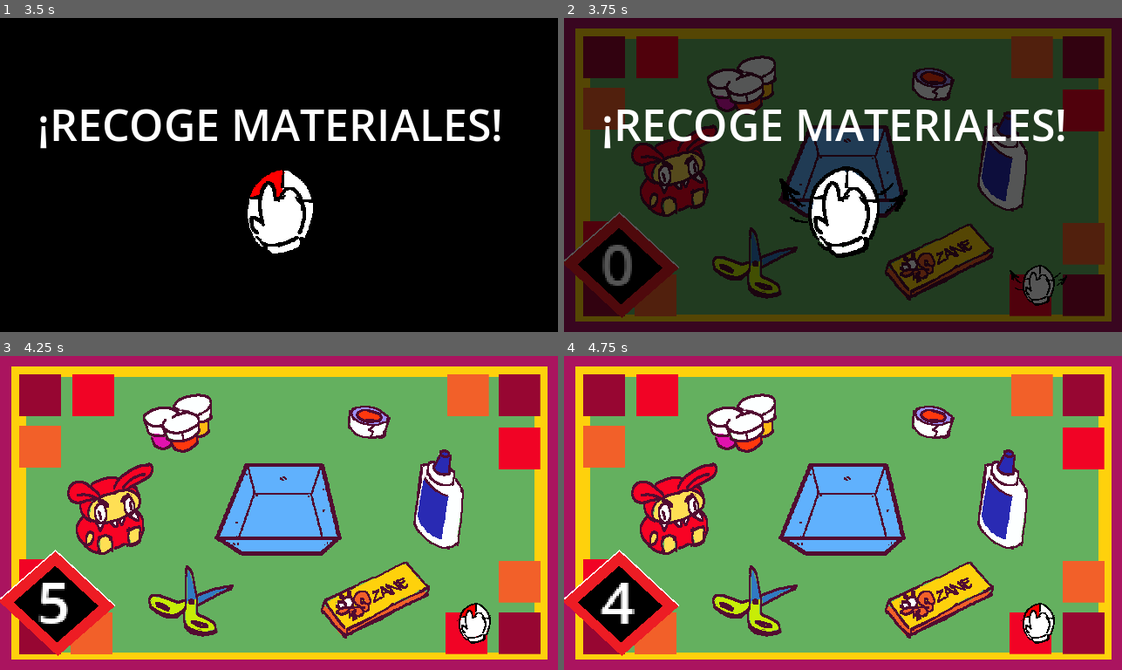
Above: before the commit, frames 1-4 (two rows, left to right).
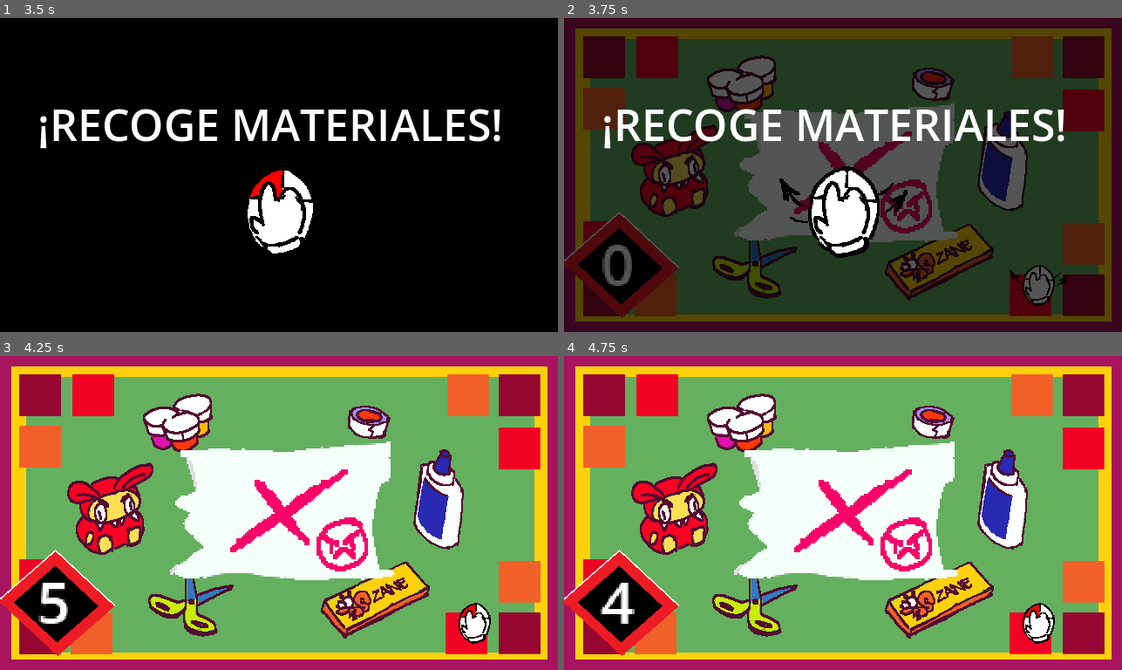
Above: after the commit, the same moments.

Repository: EricElMagenta/gamejammask2026
Game: Godot game, scene res://startmenu/startmenu.tscn
Two runs of this game, one before a commit and one after it. Both use one fixed random seed, a clock stepped at 60 frames per second and the inputs below.
Inputs (mouse positions are in pixels of both pictures, inside the frame that each line leads up to):
- Up to frame 1 (3.5 s): click (284, 209) at 0.5 s; click (284, 209) at 1.25 s; click (256, 269) at 2 s; tap Enter (ui_accept) at 2.75, 3.02 s; move the mouse to (401, 159) at 2.77 s; tap Space (presionar_tecla) at 2.85 s
- Up to frame 2 (3.75 s): move the mouse to (731, 190) at 3.52 s; tap Space (presionar_tecla) at 3.6 s
- Up to frame 3 (4.25 s): tap Enter (ui_accept) at 3.77 s
- Up to frame 4 (4.75 s): move the mouse to (898, 443) at 4.27 s; tap Space (presionar_tecla) at 4.35 s

Frame 1 is identical in both runs. In frame 2, 10% of the frame differs, in the area x 30-71%, y 27-72%; in frame 3, 14%; in frame 4, 14%.

Commit message:
añadidos cronometro a microjuego 1, feedback de exito o fracaso a todos los mnijuegos

Diff:
--- a/Level_3/dressup.tscn
+++ b/Level_3/dressup.tscn
@@ -8,6 +8,8 @@
 [ext_resource type="Texture2D" uid="uid://c7cnw52l17r6p" path="res://assets/timer_placeholder.png" id="6_q3lxt"]
 [ext_resource type="Texture2D" uid="uid://blnqm53cf480" path="res://assets/espacio.png" id="6_rmar4"]
 [ext_resource type="Texture2D" uid="uid://brlvh8v2dvf86" path="res://assets/espacio2.png" id="7_c5ex8"]
+[ext_resource type="Texture2D" uid="uid://bsqg7tgr25rb0" path="res://assets/Bien.png" id="9_ey6n6"]
+[ext_resource type="Script" path="res://assets/Scenes/bien_o_mal.gd" id="10_g0uxl"]
 
 [sub_resource type="Theme" id="Theme_t7il4"]
 default_font_size = 50
@@ -226,5 +228,14 @@
 autoplay = "default"
 frame_progress = 0.010202
 
+[node name="BienOMal" type="Sprite2D" parent="."]
+visible = false
+position = Vector2(-486, -268)
+scale = Vector2(2.10769, 2.01149)
+texture = ExtResource("9_ey6n6")
+centered = false
+offset = Vector2(320, 180)
+script = ExtResource("10_g0uxl")
+
 [connection signal="timeout" from="Timer" to="." method="_on_timer_timeout"]
 [connection signal="timeout" from="TransitionTimer" to="." method="_on_transition_timer_timeout"]
--- a/Level_3/node_2d.gd
+++ b/Level_3/node_2d.gd
@@ -13,6 +13,7 @@
 @onready var texto_perder = $MarginContainer/TextoPerder
 @onready var time_label = $TimerContainer/RichTextLabel
 @onready var timer = $Timer
+@onready var bien_o_mal = $BienOMal
 
 func _ready():
 	time_label.text = str(timer.wait_time)
@@ -32,6 +33,7 @@
 	label_victoria.visible = true # Hace visible el nodo
 	#label_victoria.text = "¡Condición cumplida!" # Cambia el texto si es necesario
 	textura_sprite.success = true
+	bien_o_mal.cambiarTextura(true)
 	GameManager.total_score += 1
 	await get_tree().create_timer(1).timeout
 	get_tree().change_scene_to_packed(next_scene)
@@ -39,7 +41,8 @@
 func mostrar_texto_perder():
 	timer.stop()
 	failure = true
-	texto_perder.visible = true
+	#texto_perder.visible = true
+	bien_o_mal.cambiarTextura(false)
 	await get_tree().create_timer(1).timeout
 	get_tree().change_scene_to_packed(next_scene)
 
--- a/Level_4/node_2d.gd
+++ b/Level_4/node_2d.gd
@@ -11,6 +11,7 @@
 @onready var result_label = $ResultLabel
 @onready var timer = $Timer
 @onready var time_label = $TimeLabel
+@onready var bien_o_mal = $BienOMal
 
 func _ready():
 	time_label.text = str(round(timer.wait_time))
@@ -35,9 +36,12 @@
 	timer.stop()
 
 	if score >= WINNING_SCORE:
-		result_label.text = "ÉXITO"
+		#result_label.text = "ÉXITO"
+		bien_o_mal.cambiarTextura(true)
 		GameManager.total_score += 1
-	else: result_label.text = "¡PERDEDOR!"
+	else:
+		#result_label.text = "¡PERDEDOR!"
+		bien_o_mal.cambiarTextura(false)
 	await get_tree().create_timer(1).timeout
 	get_tree().change_scene_to_packed(next_scene)
 
--- a/Level_4/node_2d.tscn
+++ b/Level_4/node_2d.tscn
@@ -10,6 +10,8 @@
 [ext_resource type="Script" path="res://Level_4/character_body_2d.gd" id="5_xnqte"]
 [ext_resource type="Texture2D" uid="uid://blnqm53cf480" path="res://assets/espacio.png" id="9_dtkkn"]
 [ext_resource type="Texture2D" uid="uid://brlvh8v2dvf86" path="res://assets/espacio2.png" id="10_qqurj"]
+[ext_resource type="Texture2D" uid="uid://bsqg7tgr25rb0" path="res://assets/Bien.png" id="11_eial3"]
+[ext_resource type="Script" path="res://assets/Scenes/bien_o_mal.gd" id="12_0bem2"]
 
 [sub_resource type="SpriteFrames" id="SpriteFrames_7xll4"]
 animations = [{
@@ -345,6 +347,15 @@
 sprite_frames = SubResource("SpriteFrames_x0abx")
 autoplay = "default"
 
+[node name="BienOMal" type="Sprite2D" parent="."]
+visible = false
+position = Vector2(-486, -268)
+scale = Vector2(2.10769, 2.01149)
+texture = ExtResource("11_eial3")
+centered = false
+offset = Vector2(320, 180)
+script = ExtResource("12_0bem2")
+
 [connection signal="body_entered" from="Bullseye" to="." method="_on_bullseye_body_entered"]
 [connection signal="body_exited" from="Bullseye" to="." method="_on_bullseye_body_exited"]
 [connection signal="area_entered" from="TargetStopper" to="TargetStopper" method="_on_area_entered"]
--- /dev/null
+++ b/assets/Scenes/bien_o_mal.gd
@@ -0,0 +1,14 @@
+extends Sprite2D
+
+# Carga las dos texturas en el script
+var textura1 = preload("res://assets/Bien.png")
+var textura2 = preload("res://assets/mal.png")
+
+
+func _ready():
+	texture = textura2 # Textura inicial
+
+func cambiarTextura(exito: bool):
+	visible = true
+	if exito:
+		texture = textura1
--- a/assets/Scenes/level_1.gd
+++ b/assets/Scenes/level_1.gd
@@ -5,6 +5,7 @@
 @onready var timer = $Timer
 @onready var time = $TimerContainer/RichTextLabel
 @onready var result_label = $ResultLabel
+@onready var bien_o_mal = $BienOMal
 
 const SCORE_REQUIRED = 4
 
@@ -27,9 +28,12 @@
 
 	if bolsa.score == SCORE_REQUIRED:
 		GameManager.total_score += 1
-		result_label.text = "ÉXITO"
+		#result_label.text = "ÉXITO"
+		bien_o_mal.cambiarTextura(true)
 
-	else: result_label.text = "¡PERDEDOR!"
+	else:
+		#result_label.text = "¡PERDEDOR!"
+		bien_o_mal.cambiarTextura(false)
 
 	await get_tree().create_timer(1).timeout
 	get_tree().change_scene_to_packed(next_scene)
--- a/assets/Scenes/level_1.tscn
+++ b/assets/Scenes/level_1.tscn
@@ -15,6 +15,8 @@
 [ext_resource type="Texture2D" uid="uid://cb2wikccye54o" path="res://assets/chocolate.png" id="10_rwgob"]
 [ext_resource type="Texture2D" uid="uid://dfw67n4bbwp3d" path="res://assets/desplazamientodemausse.png" id="11_f7esj"]
 [ext_resource type="Texture2D" uid="uid://c7cnw52l17r6p" path="res://assets/timer_placeholder.png" id="15_w57rg"]
+[ext_resource type="Texture2D" uid="uid://bsqg7tgr25rb0" path="res://assets/Bien.png" id="16_atphp"]
+[ext_resource type="Script" path="res://assets/Scenes/bien_o_mal.gd" id="17_dxoxa"]
 
 [sub_resource type="RectangleShape2D" id="RectangleShape2D_4e7u4"]
 size = Vector2(113, 90)
@@ -331,6 +333,14 @@
 scale = Vector2(0.7, 0.7)
 skew = 0.0296706
 texture = ExtResource("15_w57rg")
+
+[node name="BienOMal" type="Sprite2D" parent="."]
+position = Vector2(-486, -268)
+scale = Vector2(2.10769, 2.01149)
+texture = ExtResource("16_atphp")
+centered = false
+offset = Vector2(320, 180)
+script = ExtResource("17_dxoxa")
 
 [connection signal="timeout" from="Timer" to="." method="_on_timer_timeout"]
 [connection signal="timeout" from="TransitionTimer" to="." method="_on_transition_timer_timeout"]
--- a/level_2/level_2.gd
+++ b/level_2/level_2.gd
@@ -3,13 +3,15 @@
 @export var next_scene:PackedScene
 @export var n_areas := 1
 
-@onready var time = %Time
+@onready var time = $TimerContainer/RichTextLabel
 @onready var timer = $Timer
 @onready var result_label = $ResultLabel
 
 @onready var dragable_piece = $DragablePiece
 
 @onready var fillable_area = $FillableArea
+
+@onready var bien_o_mal = $BienOMal
 
 const MIN_SCORE_REQUIRED = 80
 var has_won = false
@@ -34,9 +36,12 @@
 
 	var mean_score = get_mean_score()
 	if mean_score > MIN_SCORE_REQUIRED:
-		result_label.text = "ÉXITO"
+		#result_label.text = "ÉXITO"
+		bien_o_mal.cambiarTextura(true)
 		GameManager.total_score += 1
-	else: result_label.text = "¡PERDEDOR!"
+	else:
+		#result_label.text = "¡PERDEDOR!"
+		bien_o_mal.cambiarTextura(false)
 	await get_tree().create_timer(1).timeout
 	get_tree().change_scene_to_packed(next_scene)
 
--- a/level_2/level_2.tscn
+++ b/level_2/level_2.tscn
@@ -7,6 +7,9 @@
 [ext_resource type="PackedScene" uid="uid://dfxn8amk86irv" path="res://level_2/fillable_area.tscn" id="4_4466f"]
 [ext_resource type="Texture2D" uid="uid://dfw67n4bbwp3d" path="res://assets/desplazamientodemausse.png" id="5_adiec"]
 [ext_resource type="Texture2D" uid="uid://b3bbkppesg65l" path="res://assets/clickderecho.png" id="6_jk4oc"]
+[ext_resource type="Texture2D" uid="uid://bsqg7tgr25rb0" path="res://assets/Bien.png" id="8_p8lqg"]
+[ext_resource type="Script" path="res://assets/Scenes/bien_o_mal.gd" id="9_7u2tr"]
+[ext_resource type="Texture2D" uid="uid://c7cnw52l17r6p" path="res://assets/timer_placeholder.png" id="10_issgk"]
 
 [sub_resource type="Animation" id="Animation_b1sdo"]
 length = 0.001
@@ -106,6 +109,9 @@
 "name": &"default",
 "speed": 3.0
 }]
+
+[sub_resource type="Theme" id="Theme_tac4q"]
+default_font_size = 30
 
 [node name="Level2" type="Node2D"]
 modulate = Color(0, 0, 0, 1)
@@ -186,5 +192,34 @@
 autoplay = "default"
 frame_progress = 0.696307
 
+[node name="BienOMal" type="Sprite2D" parent="."]
+visible = false
+position = Vector2(-486, -268)
+scale = Vector2(2.10769, 2.01149)
+texture = ExtResource("8_p8lqg")
+centered = false
+offset = Vector2(320, 180)
+script = ExtResource("9_7u2tr")
+
+[node name="TimerContainer" type="MarginContainer" parent="."]
+offset_left = 42.0
+offset_top = 237.0
+offset_right = 82.0
+offset_bottom = 280.0
+scale = Vector2(2.28, 2.12)
+
+[node name="RichTextLabel" type="RichTextLabel" parent="TimerContainer"]
+layout_mode = 2
+theme = SubResource("Theme_tac4q")
+text = "6"
+
+[node name="Sprite2D" type="Sprite2D" parent="TimerContainer"]
+show_behind_parent = true
+position = Vector2(10.0877, 21.6981)
+rotation = 0.785398
+scale = Vector2(0.7, 0.7)
+skew = 0.0296706
+texture = ExtResource("10_issgk")
+
 [connection signal="timeout" from="Timer" to="." method="_on_timer_timeout"]
 [connection signal="timeout" from="TransitionTimer" to="." method="_on_transition_timer_timeout"]
Not shown: 1 places in Level_3/dressup.tscn that only renumber resources
Not shown: 1 places in Level_4/node_2d.tscn that only renumber resources
Not shown: 1 places in assets/Scenes/level_1.tscn that only renumber resources
Not shown: 1 places in level_2/level_2.tscn that only renumber resources
